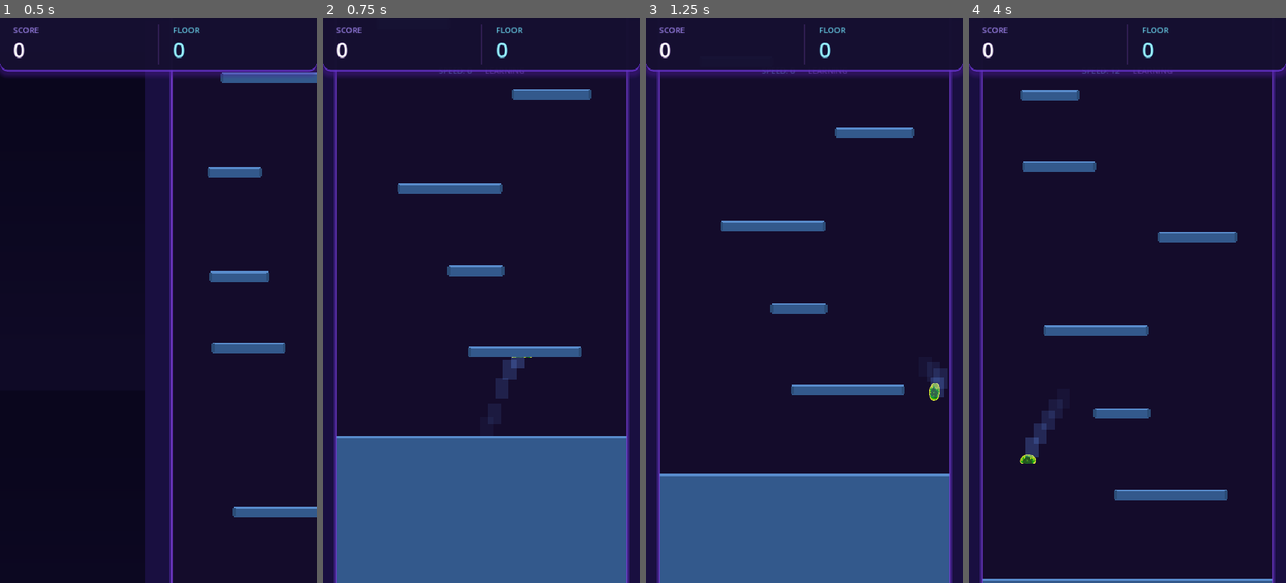
Above: before the commit, frames 1-4 (left to right).
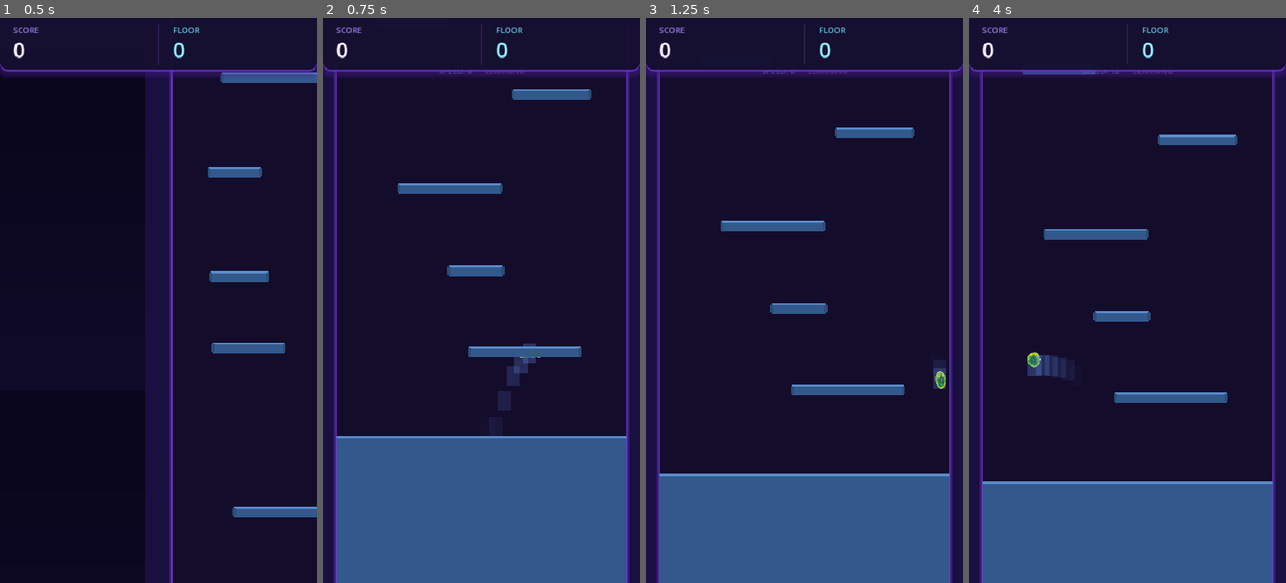
Above: after the commit, the same moments.

Repository: Fishbowl37/PlatfromJP
Game: Godot game, scene res://scenes/Main.tscn
Same seed, same stepped clock (60 frames per second), same inputs: the game is played once before the commit and once after it.
Inputs (mouse positions are in pixels of both pictures, inside the frame that each line leads up to):
- Up to frame 1 (0.5 s): no input
- Up to frame 2 (0.75 s): tap Enter at 0.5 s; move the mouse to (551, 272) at 0.52 s; hold D (move_right) from 0.53 s (still down); tap Space (jump) at 0.6 s; click (551, 272) at 0.67 s
- Up to frame 3 (1.25 s): keep holding D (move_right); tap Space (jump) at 0.77, 1.07 s
- Up to frame 4 (4 s): release D (move_right) at 1.25 s; drag from (1064, 328) to (1111, 413) at 1.27 s; tap Space (jump) at 2, 2.1, 3.6, 3.77 s; move the mouse to (1159, 176) at 2.02 s; hold D (move_right) 2.03-2.75 s; drag from (1111, 413) to (1032, 215) at 2.77 s; move the mouse to (1222, 385) at 3.52 s; hold A (move_left) from 3.53 s (still down)

Frame 1 is identical in both runs. In frame 2, 0.4% of the frame differs, in the area x 52-69%, y 57-72%; in frame 3, 0.3%; in frame 4, 21%, in the area x 4-96%, y 9-100%.

Commit message:
joystick

Diff:
--- a/scripts/Player.gd
+++ b/scripts/Player.gd
@@ -7,10 +7,10 @@
 
 # Movement parameters
 @export_group("Movement")
-@export var run_speed: float = 350.0
-@export var acceleration: float = 2000.0
-@export var friction: float = 1500.0
-@export var air_friction: float = 200.0
+@export var run_speed: float = 380.0
+@export var acceleration: float = 4000.0  # Very fast acceleration
+@export var friction: float = 2000.0
+@export var air_friction: float = 100.0   # Keep momentum in air
 
 # Ice platform movement
 @export_group("Ice Physics")
@@ -115,17 +115,16 @@
 	var current_acceleration = ice_acceleration if is_on_ice else acceleration
 	var current_friction_value = ice_friction if is_on_ice else friction
 
-	if abs(direction) > 0.005:
-		# Analog input: direction value scales the target speed
+	if abs(direction) > 0.01:
 		var target_velocity = direction * run_speed
 
-		# Very fast acceleration for instant mobile response
-		var mobile_acceleration = current_acceleration * 2.5
-		velocity.x = move_toward(velocity.x, target_velocity, mobile_acceleration * delta)
+		# Instant acceleration - feels super responsive
+		var accel = current_acceleration * 3.0
+		velocity.x = move_toward(velocity.x, target_velocity, accel * delta)
 	else:
-		# Smooth deceleration
-		var active_friction = current_friction_value if is_on_floor() else air_friction
-		velocity.x = move_toward(velocity.x, 0, active_friction * delta)
+		# Quick stop on ground, keep momentum in air
+		var fric = current_friction_value if is_on_floor() else air_friction
+		velocity.x = move_toward(velocity.x, 0, fric * delta)
 
 func get_input_direction() -> float:
 	var keyboard_dir = Input.get_axis("move_left", "move_right")
--- a/scripts/ui/TouchControls.gd
+++ b/scripts/ui/TouchControls.gd
@@ -18,11 +18,6 @@
 func setup_joystick() -> void:
 	joystick = VirtualJoystick.new()
 	joystick.name = "VirtualJoystick"
-
-	# Tuned for smooth, responsive mobile play
-	joystick.horizontal_sensitivity = 0.025  # Very sensitive horizontal
-	joystick.jump_drag_threshold = 20.0      # Easy jump trigger
-
 	add_child(joystick)
 
 	joystick.joystick_input.connect(_on_joystick_input)
--- a/scripts/ui/VirtualJoystick.gd
+++ b/scripts/ui/VirtualJoystick.gd
@@ -5,85 +5,74 @@
 signal joystick_released
 signal jump_triggered
 
-@export_group("Sensitivity")
-@export var horizontal_sensitivity: float = 0.03  # Lower = more sensitive
-@export var jump_drag_threshold: float = 25.0     # Pixels to drag up for jump
-
 # Internal state
 var touch_index: int = -1
 var touch_start_position: Vector2 = Vector2.ZERO
-var current_touch_position: Vector2 = Vector2.ZERO
-var current_output: Vector2 = Vector2.ZERO
 var is_active: bool = false
 var can_jump: bool = true
+var current_horizontal: float = 0.0
+
+# Tuning - very forgiving for mobile
+const HORIZONTAL_SENSITIVITY: float = 0.04   # Pixels to full speed (25px = full)
+const JUMP_THRESHOLD: float = 15.0           # Pixels up to jump (very easy)
+const JUMP_RESET_THRESHOLD: float = 5.0      # Pixels to allow jump again
 
 func _ready() -> void:
 	set_anchors_and_offsets_preset(Control.PRESET_FULL_RECT)
 	mouse_filter = Control.MOUSE_FILTER_STOP
-	set_process(true)
-
-func _process(_delta: float) -> void:
-	if not is_active and current_output != Vector2.ZERO:
-		current_output = Vector2.ZERO
-		joystick_input.emit(current_output)
 
 func _input(event: InputEvent) -> void:
 	if event is InputEventScreenTouch:
-		_handle_touch(event as InputEventScreenTouch)
+		var touch = event as InputEventScreenTouch
+		if touch.pressed:
+			_start_touch(touch)
+		elif touch.index == touch_index:
+			_end_touch()
+
 	elif event is InputEventScreenDrag:
-		_handle_drag(event as InputEventScreenDrag)
+		var drag = event as InputEventScreenDrag
+		if drag.index == touch_index and is_active:
+			_update_touch(drag.position)
 
-func _handle_touch(touch: InputEventScreenTouch) -> void:
-	if touch.pressed:
-		# Ignore top 12% (UI)
-		var viewport_size = get_viewport().get_visible_rect().size
-		if touch.position.y < viewport_size.y * 0.12:
-			return
-
-		if touch_index == -1:
-			touch_index = touch.index
-			touch_start_position = touch.position
-			current_touch_position = touch.position
-			is_active = true
-			can_jump = true
-	else:
-		if touch.index == touch_index:
-			touch_index = -1
-			is_active = false
-			can_jump = true
-			current_output = Vector2.ZERO
-			joystick_input.emit(current_output)
-			joystick_released.emit()
-
-func _handle_drag(drag: InputEventScreenDrag) -> void:
-	if drag.index != touch_index or not is_active:
+func _start_touch(touch: InputEventScreenTouch) -> void:
+	# Ignore top UI area
+	var viewport_size = get_viewport().get_visible_rect().size
+	if touch.position.y < viewport_size.y * 0.1:
 		return
 
-	current_touch_position = drag.position
-	var delta = current_touch_position - touch_start_position
+	if touch_index == -1:
+		touch_index = touch.index
+		touch_start_position = touch.position
+		is_active = true
+		can_jump = true
+		current_horizontal = 0.0
 
-	# HORIZONTAL: Independent, based purely on X drag
-	# This allows full horizontal speed regardless of vertical position
-	var horizontal = clamp(delta.x * horizontal_sensitivity, -1.0, 1.0)
+func _end_touch() -> void:
+	touch_index = -1
+	is_active = false
+	can_jump = true
+	current_horizontal = 0.0
+	joystick_input.emit(Vector2.ZERO)
+	joystick_released.emit()
 
-	# Apply subtle curve for fine control
-	horizontal = sign(horizontal) * pow(abs(horizontal), 0.8)
+func _update_touch(pos: Vector2) -> void:
+	var delta = pos - touch_start_position
 
-	current_output.x = horizontal
+	# HORIZONTAL - Super responsive
+	# Small drag = proportional speed, quickly reaches full speed
+	var raw_horizontal = delta.x * HORIZONTAL_SENSITIVITY
+	current_horizontal = clamp(raw_horizontal, -1.0, 1.0)
 
-	# JUMP: Based on upward drag (negative Y)
-	# Completely independent from horizontal
-	if delta.y < -jump_drag_threshold and can_jump:
+	# Emit immediately for instant response
+	joystick_input.emit(Vector2(current_horizontal, 0))
+
+	# JUMP - Very easy to trigger
+	# Just flick up a tiny bit while moving
+	if delta.y < -JUMP_THRESHOLD and can_jump:
 		jump_triggered.emit()
 		can_jump = false
-	elif delta.y > -jump_drag_threshold * 0.5:
-		# Reset jump when finger moves back down
+	elif delta.y > -JUMP_RESET_THRESHOLD:
 		can_jump = true
 
-	joystick_input.emit(current_output)
-
-func get_output() -> Vector2:
-	return current_output
-
 func get_horizontal_output() -> float:
-	return current_output.x
+	return current_horizontal
